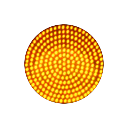
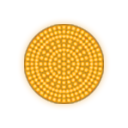
Layers edited between the first and the second 128x128 image:
moved "Layer 2" into group "Group 1" over [24, 24, 104, 104]
moved "Layer 4" (1st of 2, in "Group 1") into group "Group 1" over [24, 24, 104, 104]
moved "Layer 3" into group "Group 1" over [24, 24, 104, 104]
added layer "Layer 7" above "Layer 6" over [24, 24, 104, 104]
